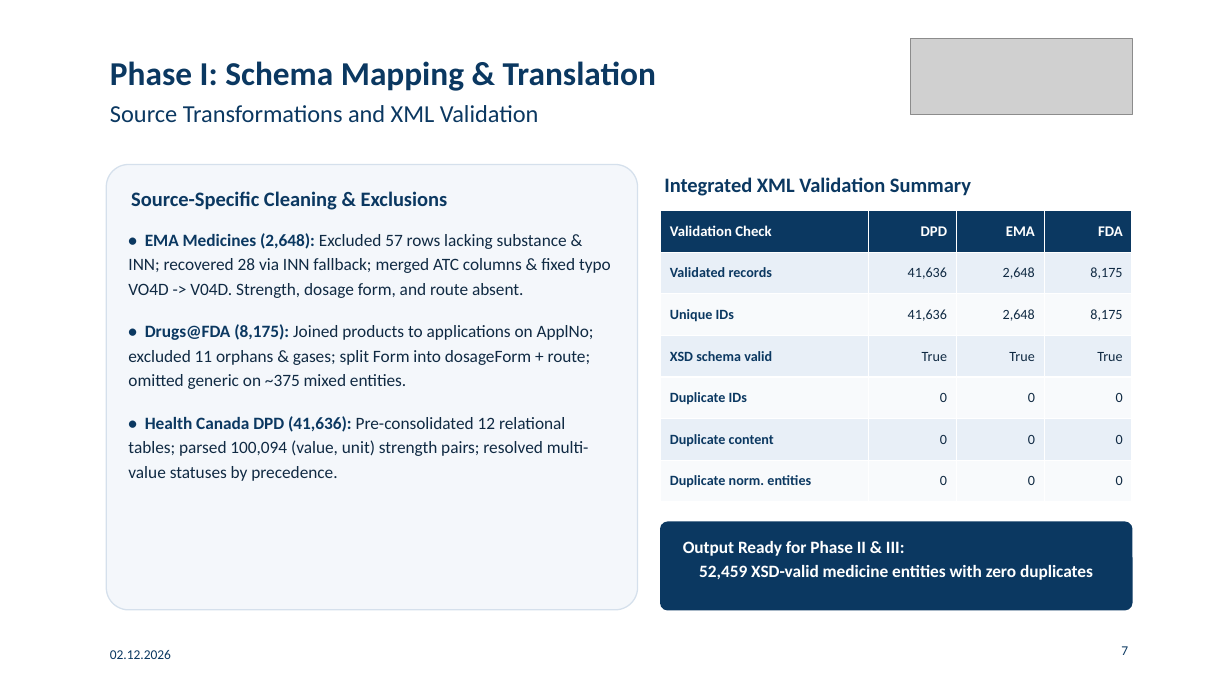
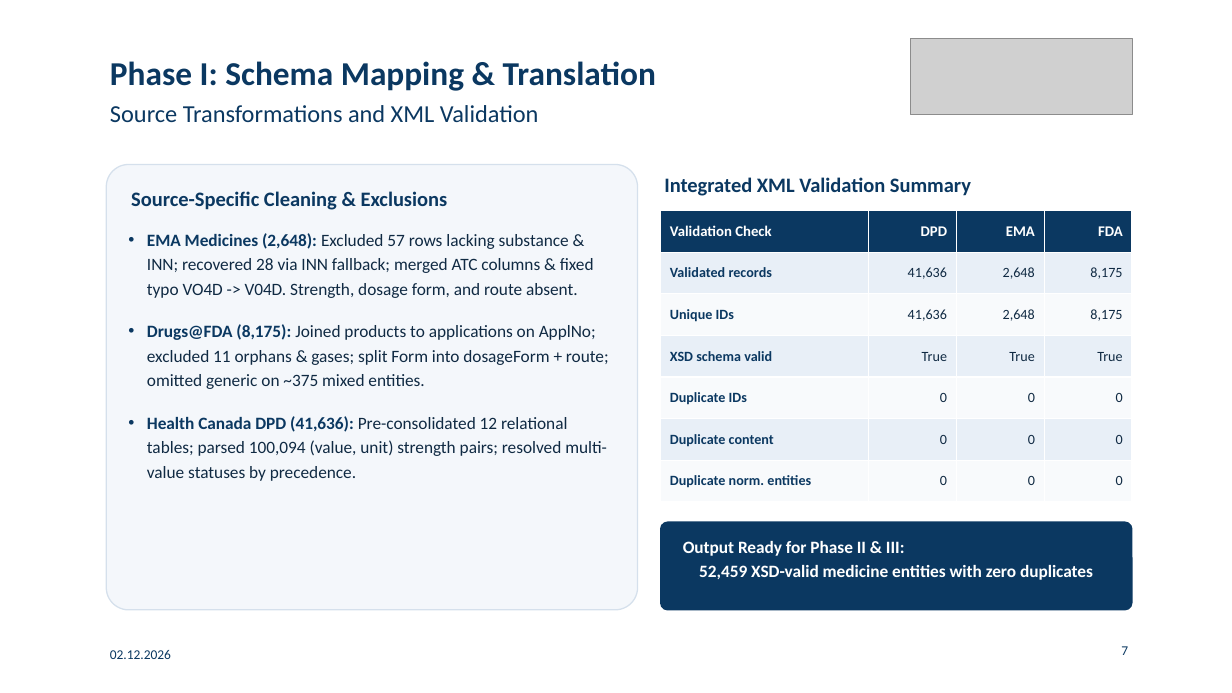
Before and after one commit to gabegagster/wdi-drug-integration, a slide deck: slide 7 of docs/presentation/wdi_drug_integration_presentation.pptx. Drawn at 1232x693 pixels with LibreOffice and Linux fonts; fonts in the diff are those of the drawing; grey boxes stand for pictures. Boxes give left, top, right and bottom in pixels: in the first picture for what was removed or moved away, otherwise in the second. Text is boxed around its words. In the diff, an @@ line names an element or a change of style, - is before the commit and + after.

```diff
--- a/docs/presentation/wdi_drug_integration_presentation.pptx
+++ b/docs/presentation/wdi_drug_integration_presentation.pptx
@@ text at (x1=147, y1=233, x2=609, y2=481): text changed @@
-• EMA Medicines (2,648): Excluded 57 rows lacking substance & INN; recovered 28 via INN fallback; merged ATC columns & fixed typo VO4D -> V04D. Strength, dosage form, and route absent.
-• Drugs@FDA (8,175): Joined products to applications on ApplNo; excluded 11 orphans & gases; split Form into dosageForm + route; omitted generic on ~375 mixed entities.
-• Health Canada DPD (41,636): Pre-consolidated 12 relational tables; parsed 100,094 (value, unit) strength pairs; resolved multi-value statuses by precedence.
+• EMA Medicines (2,648): Excluded 57 rows lacking substance & INN; recovered 28 via INN fallback; merged ATC columns & fixed typo VO4D -> V04D. Strength, dosage form, and route absent.
+• Drugs@FDA (8,175): Joined products to applications on ApplNo; excluded 11 orphans & gases; split Form into dosageForm + route; omitted generic on ~375 mixed entities.
+• Health Canada DPD (41,636): Pre-consolidated 12 relational tables; parsed 100,094 (value, unit) strength pairs; resolved multi-value statuses by precedence.
```
Also in this commit, not shown: 11 other slides changed, 1 other file.
